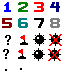
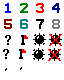
Layers edited between the first and the second (64, 80) image:
moved "Mine Untriggered" (1st of 2, in "BW") into group "BW", painted on it over [33, 49, 44, 60]
moved "Mine" (1st of 2, in "BW") into group "BW", painted on it over [34, 34, 45, 45]
removed layer "B/W Placeholder" from group "Color" over [6, 67, 22, 71]
added layer "X Overlay" (2nd of 3, in "Color") in group "Color" over [49, 49, 60, 59]
painted on "Bogus Untriggered" over [49, 49, 60, 59]
added layer "X Overlay" (3rd of 3, in "Color") in group "Color" over [50, 34, 61, 44]
added layer "Bogus" (2nd of 2, in "Color") in group "Color" over [50, 34, 61, 44]
added layer "Mine Untriggered" (2nd of 2, in "Color") in group "Color" over [33, 49, 44, 60]
added layer "Mine" (2nd of 2, in "Color") in group "Color" over [34, 34, 45, 45]
painted on "Flag Untriggered" (2nd of 2, in "Color") over [18, 49, 26, 59]
removed layer "Not Mine" from group "Color" over [50, 34, 61, 44]
painted on "Flag" (2nd of 2, in "Color") over [20, 35, 28, 45]
painted on "8" (2nd of 2, in "Color") over [50, 18, 60, 29]
painted on "7" (2nd of 2, in "Color") over [34, 18, 44, 29]
painted on "6" (2nd of 2, in "Color") over [18, 18, 28, 29]
painted on "5" (2nd of 2, in "Color") over [2, 18, 12, 29]
painted on "4" (2nd of 2, in "Color") over [50, 2, 60, 13]
painted on "3" (2nd of 2, in "Color") over [34, 2, 44, 13]
painted on "2" (2nd of 2, in "Color") over [18, 2, 28, 19]
painted on "1" (2nd of 2, in "Color") over [4, 2, 11, 13]
removed group "Uncategorized" (4 layers) over [18, 34, 45, 60]
